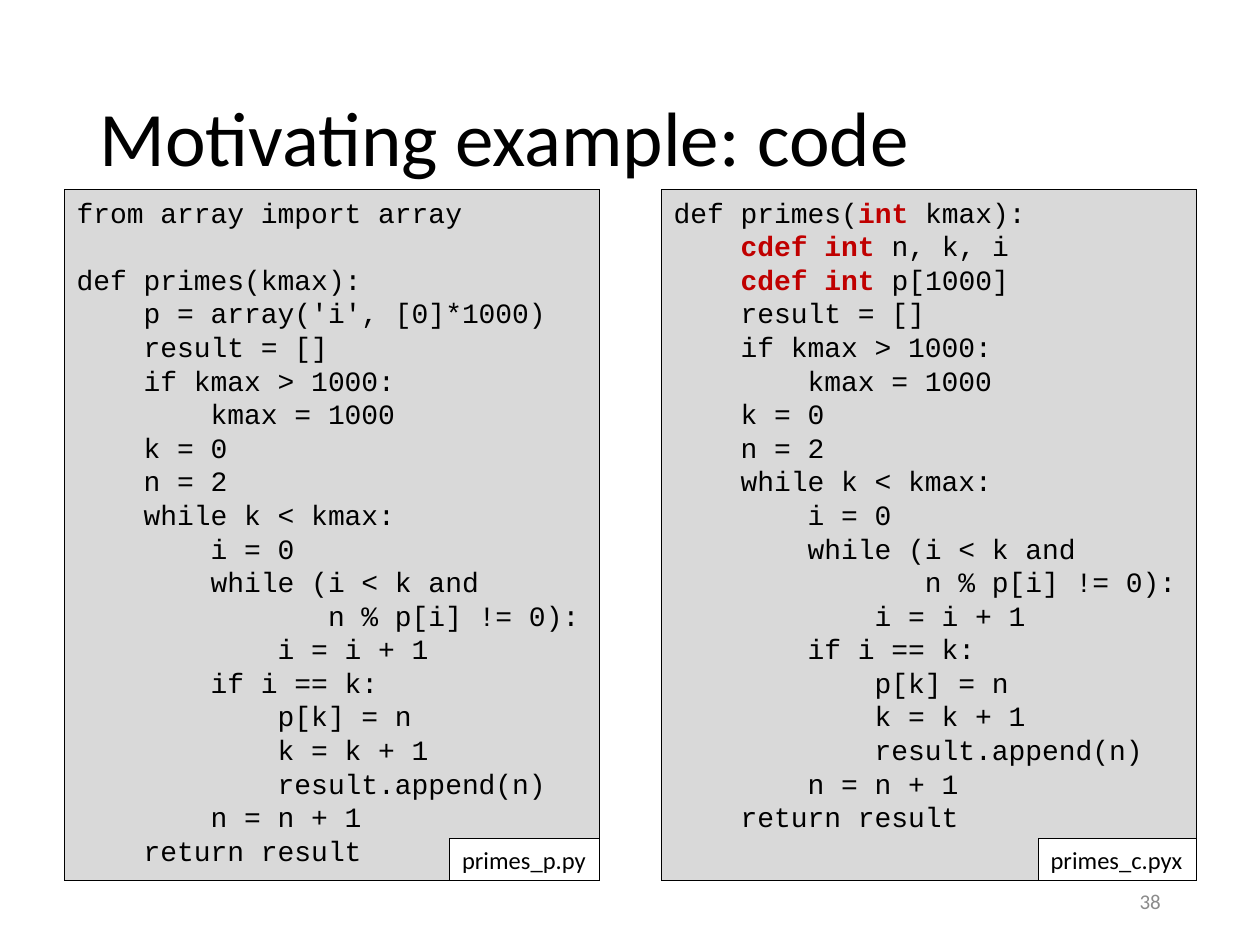
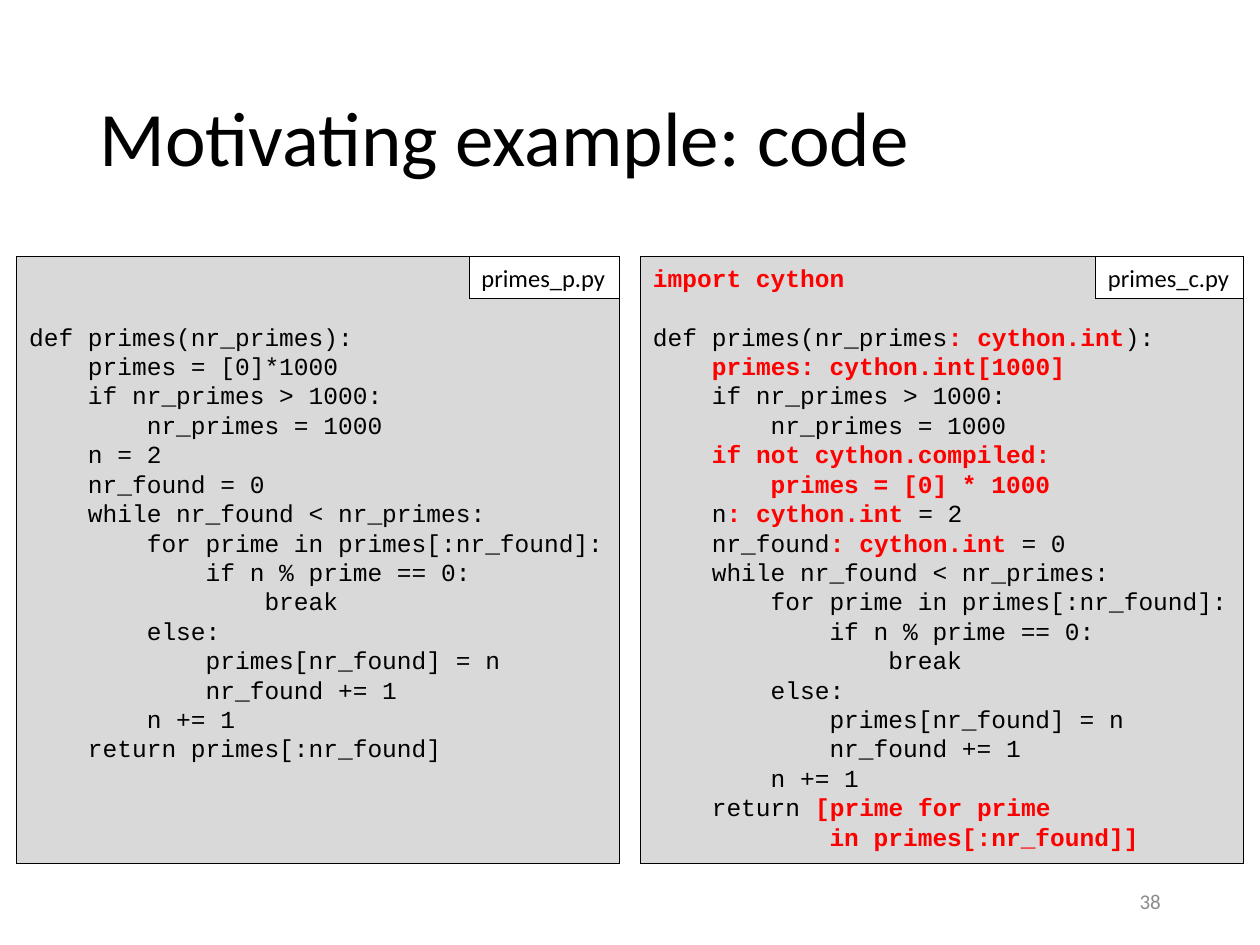
Before and after one commit to gjbex/Python-for-HPC, a slide deck: slide 38 of python_for_hpc.pptx. Drawn at 1260x945 pixels with LibreOffice and Linux fonts; fonts in the diff are those of the drawing. Boxes give left, top, right and bottom in pixels: in the first picture for what was removed or moved away, otherwise in the second. Text is boxed around its words. In the diff, an @@ line names an element or a change of style, - is before the commit and + after.

Commit message:
Update partially for Cython 3

```diff
--- a/python_for_hpc.pptx
+++ b/python_for_hpc.pptx
@@ rectangle "def primes(nr_primes):": place and size @@
-rectangle "def primes(nr_primes):" at [64, 189, 600, 881]
+rectangle "def primes(nr_primes):" at [16, 257, 619, 863]
@@ rectangle "primes_p.py": place and size @@
-rectangle "primes_p.py" at [450, 838, 600, 881]
+rectangle "primes_p.py" at [469, 257, 619, 300]
@@ rectangle "import cython": place and size @@
-rectangle "import cython" at [662, 189, 1197, 881]
+rectangle "import cython" at [640, 257, 1242, 863]
@@ text in rectangle at [653, 269, 1227, 851]: text changed; size 16 to 14 pt @@
-def primes(int kmax):
-cdef int n, k, i
-cdef int p[1000]
-result = []
-if kmax > 1000:
-kmax = 1000
-k = 0
-n = 2
-while k < kmax:
-i = 0
-while (i < k and
-n % p[i] != 0):
-i = i + 1
-if i == k:
-p[k] = n
-k = k + 1
-result.append(n)
-n = n + 1
-return result
+import cython
+def primes(nr_primes: cython.int):
+primes: cython.int[1000]
+if nr_primes > 1000:
+nr_primes = 1000
+if not cython.compiled:
+primes = [0] * 1000
+n: cython.int = 2
+nr_found: cython.int = 0
+while nr_found < nr_primes:
+for prime in primes[:nr_found]:
+if n % prime == 0:
+break
+else:
+primes[nr_found] = n
+nr_found += 1
+n += 1
+return [prime for prime
+in primes[:nr_found]]
@@ rectangle "primes_c.py": place and size @@
-rectangle "primes_c.py" at [1038, 838, 1197, 881]
+rectangle "primes_c.py" at [1095, 257, 1242, 300]
@@ text in rectangle at [1108, 270, 1229, 291]: text changed @@
-primes_c.pyx
+primes_c.py
@@ text in rectangle at [29, 328, 383, 439]: text changed; size 16 to 14 pt @@
-from array import array
-def primes(kmax):
-p = array('i', [0]*1000)
-result = []
-if kmax > 1000:
-kmax = 1000
-k = 0
+def primes(nr_primes):
+primes = [0]*1000
+if nr_primes > 1000:
+nr_primes = 1000
@@ text in rectangle at [88, 446, 162, 463]: size 16 to 14 pt in "n = 2" @@
@@ text in rectangle at [88, 475, 603, 762]: text changed; size 16 to 14 pt @@
-while k < kmax:
-i = 0
-while (i < k and
-n % p[i] != 0):
-i = i + 1
-if i == k:
-p[k] = n
-k = k + 1
-result.append(n)
-n = n + 1
-return result
+nr_found = 0
+while nr_found < nr_primes:
+for prime in primes[:nr_found]:
+if n % prime == 0:
+break
+else:
+primes[nr_found] = n
+nr_found += 1
+n += 1
+return primes[:nr_found]
```
Also in this commit, not shown: 4 other slides changed, 2 slides added.
